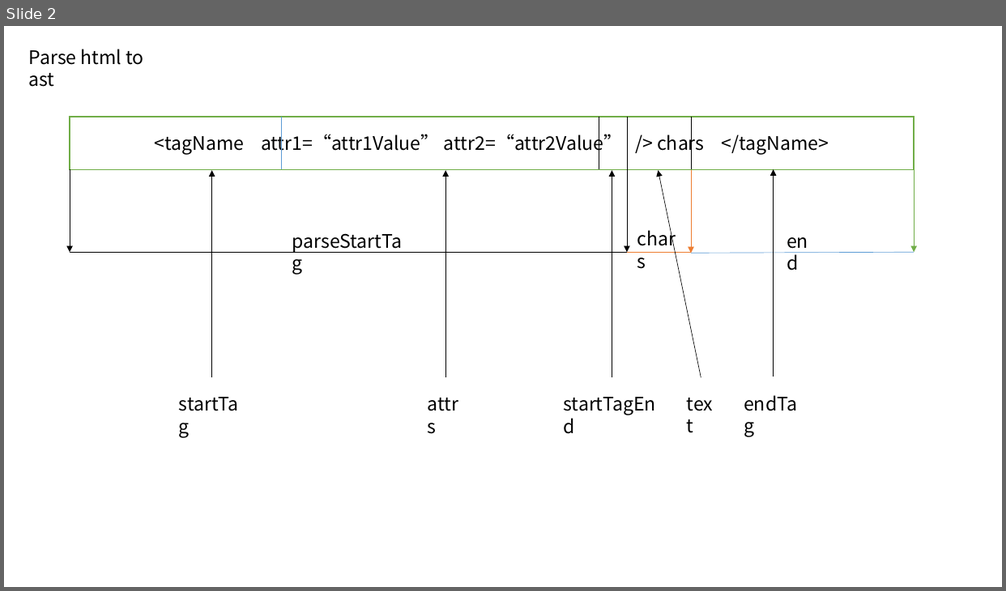
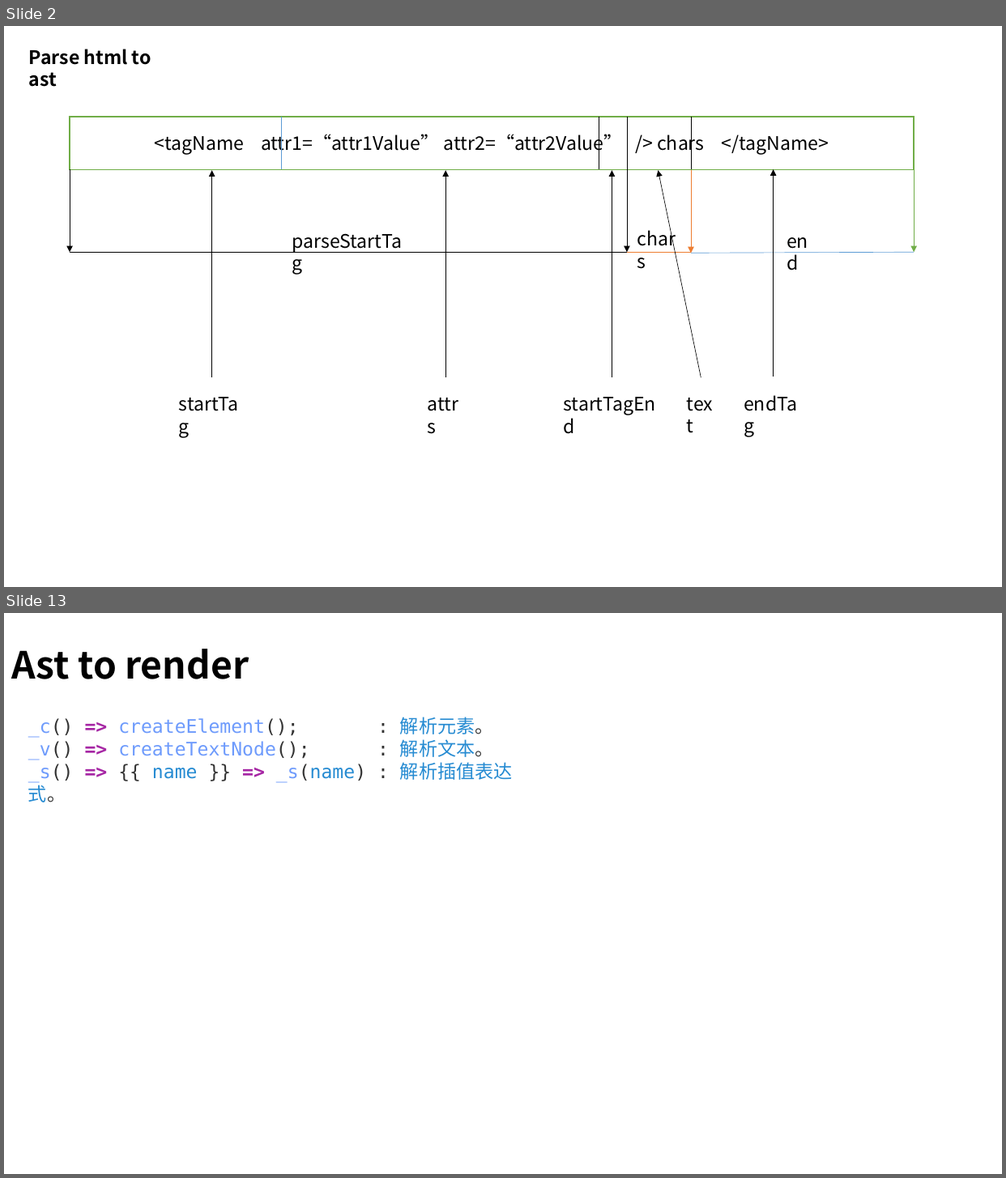
Before and after one commit to Laishuxin/mini-vue-dom, a slide deck: resource/template-dom.pptx. Shown one above the other, each under a label of ours: slide 2 before the commit, slides 2 and 13 after it; the slides between them are not shown. The pictures are 1006x591 and 1006x1178 pixels, drawn with LibreOffice and Linux fonts; fonts in the diff are those of the drawing. Boxes give left, top, right and bottom in pixels: in the first picture for what was removed or moved away, otherwise in the second. Text is boxed around its words. In the diff, an @@ line names an element or a change of style, - is before the commit and + after.

```diff
--- a/resource/template-dom.pptx
+++ b/resource/template-dom.pptx
@@ slide 13 added at [4,613,1002,1174], background #FFFFFF @@
@@ title added at [11,649,249,679], 36 pt, text #000000, bold @@
+Ast to render
@@ text added at [28,717,513,783], 18 pt, text #6E9BFC @@
+_c() => createElement(); : 解析元素。
+_v() => createTextNode(); : 解析文本。
+_s() => {{ name }} => _s(name) : 解析插值表达式。
@@ slide 2 changed as well @@
@@ text "Parse html to ast" at [29,49,151,87]: bold on @@
```
Also in this commit, not shown: 1 other slide changed, 11 other slides added, 16 other files.
